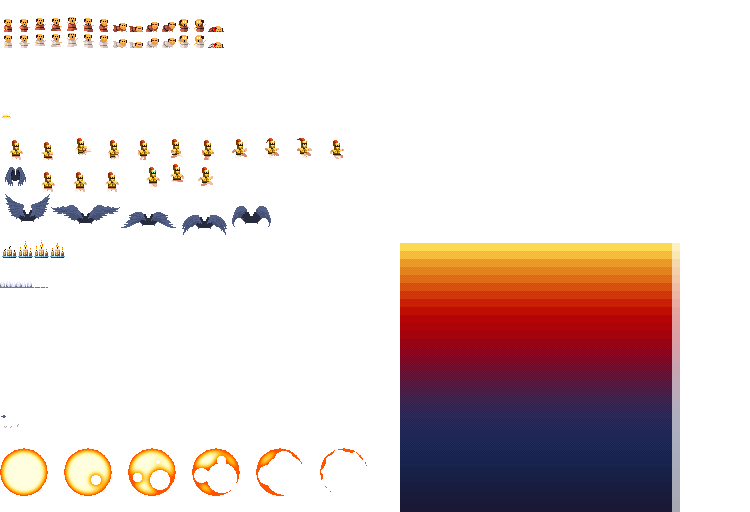
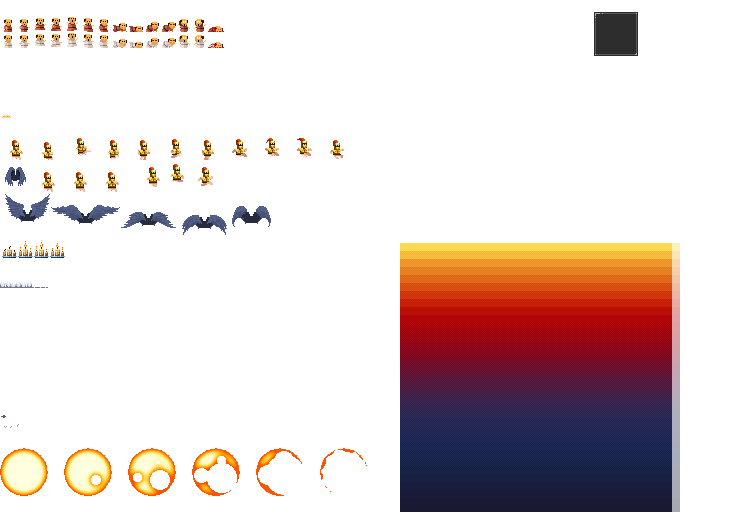
Two versions of the same layered image (750 × 512). Layer-by-layer changes:
painted on "tiles" over [594, 12, 638, 56]
